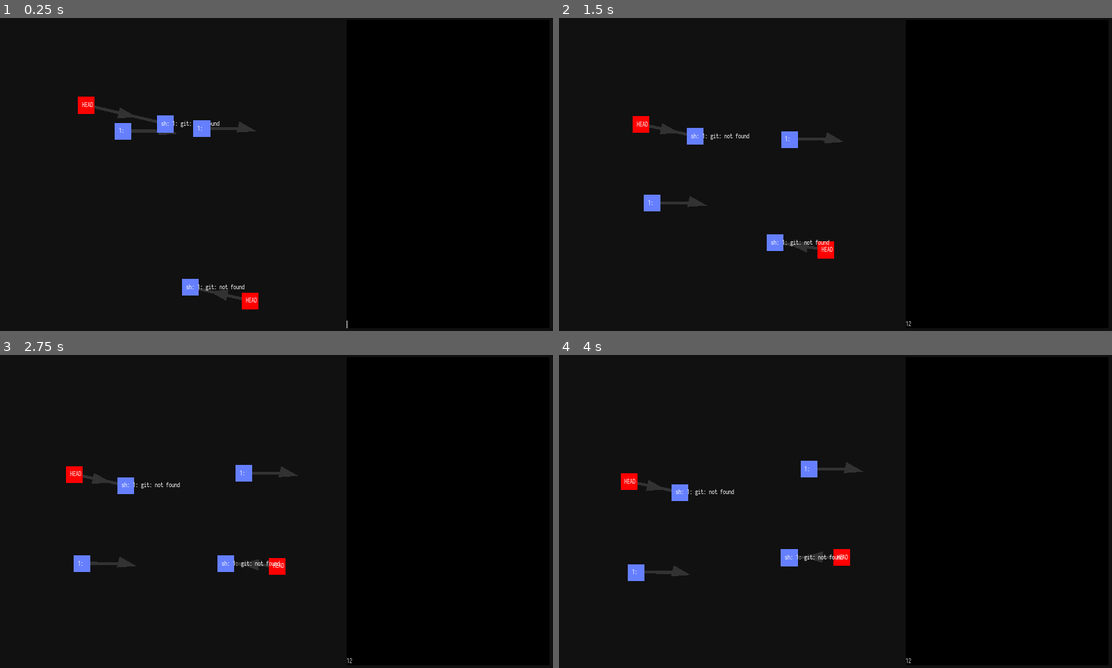
Above: before the commit, frames 1-4 (two rows, left to right).
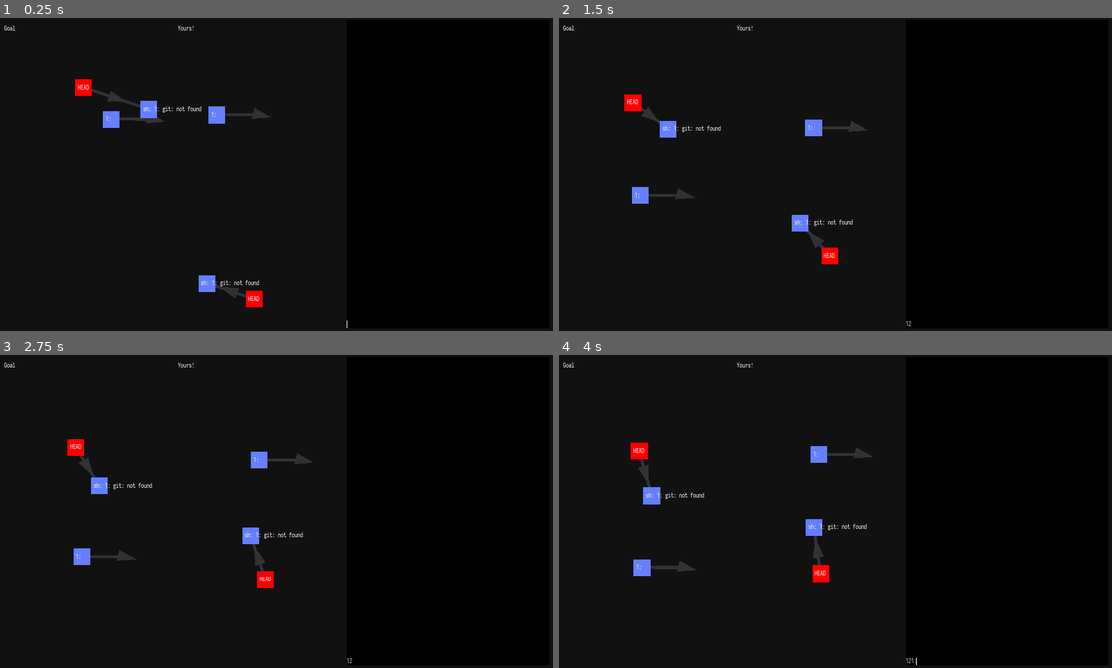
Above: after the commit, the same moments.

Repository: git-learning-game/oh-my-git
Game: Godot game, scene res://main.tscn
Same seed, same stepped clock (60 frames per second), same inputs: the game is played once before the commit and once after it.
Inputs (mouse positions are in pixels of both pictures, inside the frame that each line leads up to):
- Up to frame 1 (0.25 s): no input
- Up to frame 2 (1.5 s): click (1006, 324) at 0.52 s; type "12" at 0.6 s; drag from (641, 121) to (658, 193) at 1.27 s
- Up to frame 3 (2.75 s): drag from (132, 480) to (88, 552) at 2.02 s
- Up to frame 4 (4 s): move the mouse to (641, 564) at 2.77 s; hold Right (right) 2.78-3.5 s; click (641, 564) at 2.85 s; drag from (841, 558) to (680, 489) at 3.52 s

The runs differ from the first frame. In frame 1, 2.6% of the frame differs, in the area x 0-49%, y 2-94%; in frame 2, 2.7%; in frame 3, 2.6%; in frame 4, 2.7%, in the area x 0-65%, y 2-100%.

Commit message:
Fix caret position when using history

Diff:
--- a/main.tscn
+++ b/main.tscn
@@ -45,6 +45,7 @@
 [node name="Output" type="TextEdit" parent="Terminal/Control"]
 margin_right = 700.0
 margin_bottom = 1038.0
+focus_mode = 0
 size_flags_vertical = 3
 custom_styles/read_only = SubResource( 1 )
 custom_fonts/font = ExtResource( 5 )
@@ -123,9 +124,10 @@
 
 [node name="Repositories" type="HBoxContainer" parent="."]
 margin_left = 5.0
-margin_top = 75.0
+margin_top = 5.0
 margin_right = 1203.0
 margin_bottom = 1079.0
+mouse_filter = 2
 custom_constants/separation = 0
 __meta__ = {
 "_edit_use_anchors_": false
@@ -137,9 +139,10 @@
 margin_left = 0.0
 margin_top = 0.0
 margin_right = 599.0
-margin_bottom = 1004.0
+margin_bottom = 1074.0
 size_flags_horizontal = 3
 size_flags_vertical = 3
+label = "Goal"
 
 [node name="ActiveRepository" parent="Repositories" instance=ExtResource( 3 )]
 anchor_right = 0.0
@@ -147,8 +150,9 @@
 margin_left = 599.0
 margin_top = 0.0
 margin_right = 1198.0
-margin_bottom = 1004.0
+margin_bottom = 1074.0
 size_flags_horizontal = 3
 size_flags_vertical = 3
+label = "Yours!"
 [connection signal="text_entered" from="Terminal/Control/Input" to="Terminal" method="send_command"]
 [connection signal="pressed" from="CommitMessage/SaveButton" to="." method="save_commit_message"]
--- a/node.tscn
+++ b/node.tscn
@@ -23,10 +23,10 @@
 
 [node name="ID" type="Label" parent="."]
 visible = false
-margin_left = -14.6409
-margin_top = -12.4902
-margin_right = 134.359
-margin_bottom = 40.5098
+margin_left = -19.9265
+margin_top = -12.0097
+margin_right = 129.073
+margin_bottom = 40.9903
 custom_fonts/font = ExtResource( 2 )
 custom_colors/font_color = Color( 1, 1, 1, 1 )
 text = "object_id"
--- a/repository.gd
+++ b/repository.gd
@@ -1,5 +1,6 @@
 extends Container
 
+export var label: String setget set_label
 export var path: String setget set_path, get_path
 var objects = {}
 
@@ -27,6 +28,10 @@
 
 func get_path():
 	return path
+
+func set_label(new_label):
+	label = new_label
+	$Label.text = new_label
 
 func update_index():
 	$Index.text = git("ls-files")
@@ -100,7 +105,7 @@
 		var center_of_gravity = rect_size/2
 		var d = o.position.distance_to(center_of_gravity)
 		var dir = (o.position - center_of_gravity).normalized()
-		var f = (d+0.00001)*0.01
+		var f = (d+0.00001)*Vector2(0.03, 0.01)
 		o.position -= dir*f
 
 func git(args, splitlines = false):
--- a/repository.tscn
+++ b/repository.tscn
@@ -1,6 +1,7 @@
-[gd_scene load_steps=2 format=2]
+[gd_scene load_steps=3 format=2]
 
 [ext_resource path="res://repository.gd" type="Script" id=1]
+[ext_resource path="res://fonts/default.tres" type="DynamicFont" id=2]
 
 [node name="Repository" type="Container"]
 anchor_right = 1.0
@@ -9,6 +10,7 @@
 margin_top = 3.0
 margin_right = -6.0
 margin_bottom = -4.0
+mouse_filter = 2
 script = ExtResource( 1 )
 __meta__ = {
 "_edit_use_anchors_": false
@@ -47,4 +49,10 @@
 __meta__ = {
 "_edit_use_anchors_": false
 }
+
+[node name="Label" type="Label" parent="."]
+margin_left = 20.0
+margin_top = 20.0
+custom_fonts/font = ExtResource( 2 )
+text = "Repo name"
 [connection signal="pressed" from="Button" to="." method="update_everything"]
--- a/terminal.gd
+++ b/terminal.gd
@@ -14,10 +14,15 @@
 			history_position -= 1
 			history_position %= history.size()
 			input.text = history[history_position]
+			input.caret_position = input.text.length()
+			# This prevents the Input taking the arrow as a "skip to beginning" command.
+			get_tree().set_input_as_handled()
 		if event.is_action_pressed("ui_down"):
 			history_position += 1
 			history_position %= history.size()
 			input.text = history[history_position]
+			input.caret_position = input.text.length()
+			get_tree().set_input_as_handled()
 
 func send_command(command):
 	history.push_back(command)
